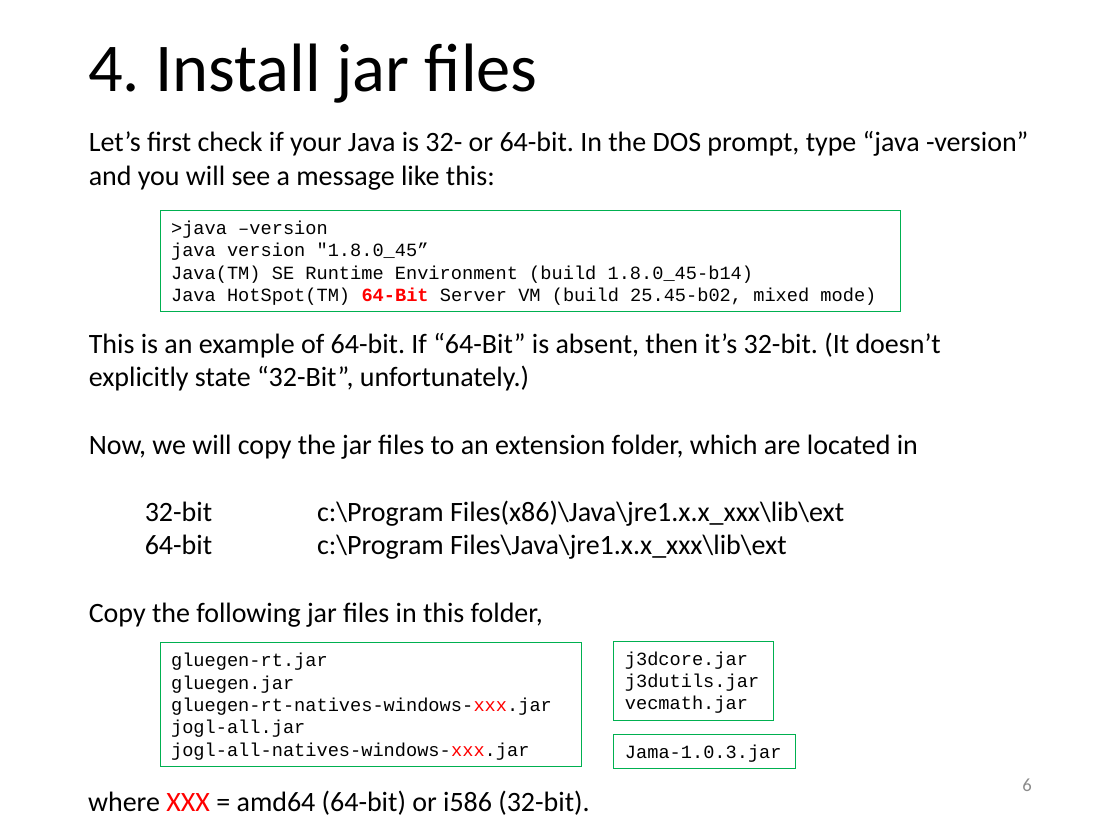
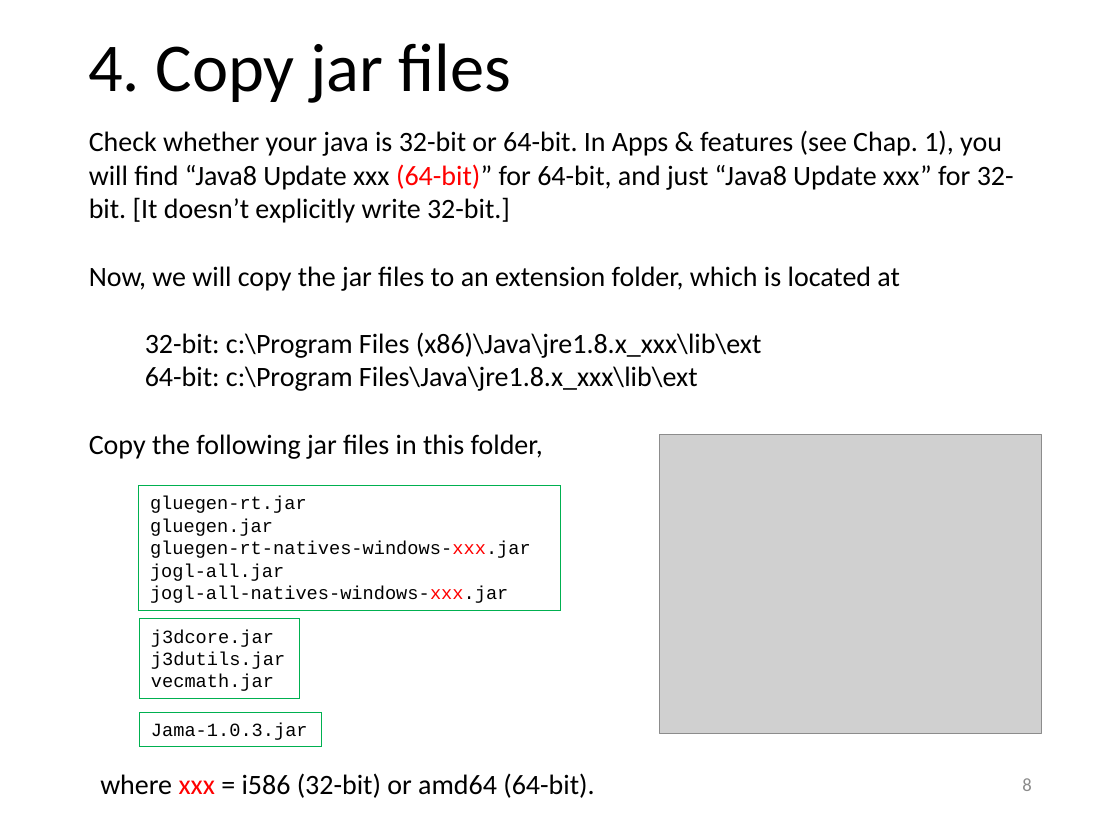
Before and after one commit to yagikiyoshi/sindo, a slide deck: slide 9 of doc/JSindo/install_win.pptx (slide 7 before the commit). Drawn at 1120x840 pixels with LibreOffice and Linux fonts; fonts in the diff are those of the drawing; grey boxes stand for pictures. Boxes give left, top, right and bottom in pixels: in the first picture for what was removed or moved away, otherwise in the second. Text is boxed around its words. In the diff, an @@ line names an element or a change of style, - is before the commit and + after.

Commit message:
modified install document for JSindo

```diff
--- a/doc/JSindo/install_win.pptx
+++ b/doc/JSindo/install_win.pptx
@@ title at [88, 43, 512, 103]: text changed @@
-4. Install jar files
+4. Copy jar files
@@ text at [89, 130, 1014, 391]: text changed @@
-Let’s first check if your Java is 32- or 64-bit. In the DOS prompt, type “java -version” and you will see a message like this:
-This is an example of 64-bit. If “64-Bit” is absent, then it’s 32-bit. (It doesn’t explicitly state “32-Bit”, unfortunately.)
-Now, we will copy the jar files to an extension folder, which are located in
-  32-bit c:\Program Files(x86)\Java\jre1.x.x_xxx\lib\ext
-  64-bit c:\Program Files\Java\jre1.x.x_xxx\lib\ext
+Check whether your java is 32-bit or 64-bit. In Apps & features (see Chap. 1), you will find “Java8 Update xxx (64-bit)” for 64-bit, and just “Java8 Update xxx” for 32-bit. [It doesn’t explicitly write 32-bit.]
+Now, we will copy the jar files to an extension folder, which is located at
+  32-bit: c:\Program Files (x86)\Java\jre1.8.x_xxx\lib\ext
+  64-bit: c:\Program Files\Java\jre1.8.x_xxx\lib\ext
@@ rectangle removed at [160, 211, 900, 312] @@
->java –version
-java version "1.8.0_45”
-Java(TM) SE Runtime Environment (build 1.8.0_45-b14)
-Java HotSpot(TM) 64-Bit Server VM (build 25.45-b02, mixed mode)
@@ picture added at [660, 435, 1042, 734] @@
@@ rectangle "gluegen-rt.jar": place and size @@
-rectangle "gluegen-rt.jar" at [160, 643, 581, 767]
+rectangle "gluegen-rt.jar" at [139, 486, 560, 610]
@@ rectangle "j3dcore.jar": place and size @@
-rectangle "j3dcore.jar" at [614, 641, 773, 720]
+rectangle "j3dcore.jar" at [140, 619, 299, 699]
@@ rectangle "Jama-1.0.3.jar": place and size @@
-rectangle "Jama-1.0.3.jar" at [614, 735, 796, 768]
+rectangle "Jama-1.0.3.jar" at [140, 712, 323, 746]
@@ text at [100, 773, 594, 798]: text changed @@
-where XXX = amd64 (64-bit) or i586 (32-bit).
+where xxx = i586 (32-bit) or amd64 (64-bit).
@@ page number at [1022, 778, 1031, 791]: text changed @@
-6
+8
```
Also in this commit, not shown: 5 other slides changed, 3 slides added, 7 slides removed, 6 other files.
